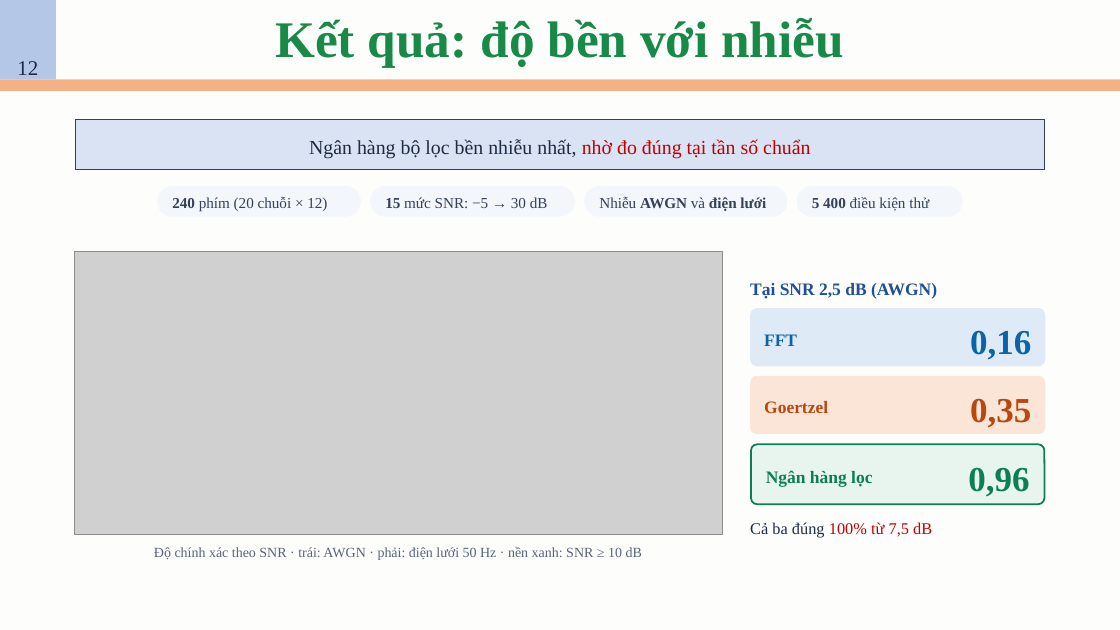
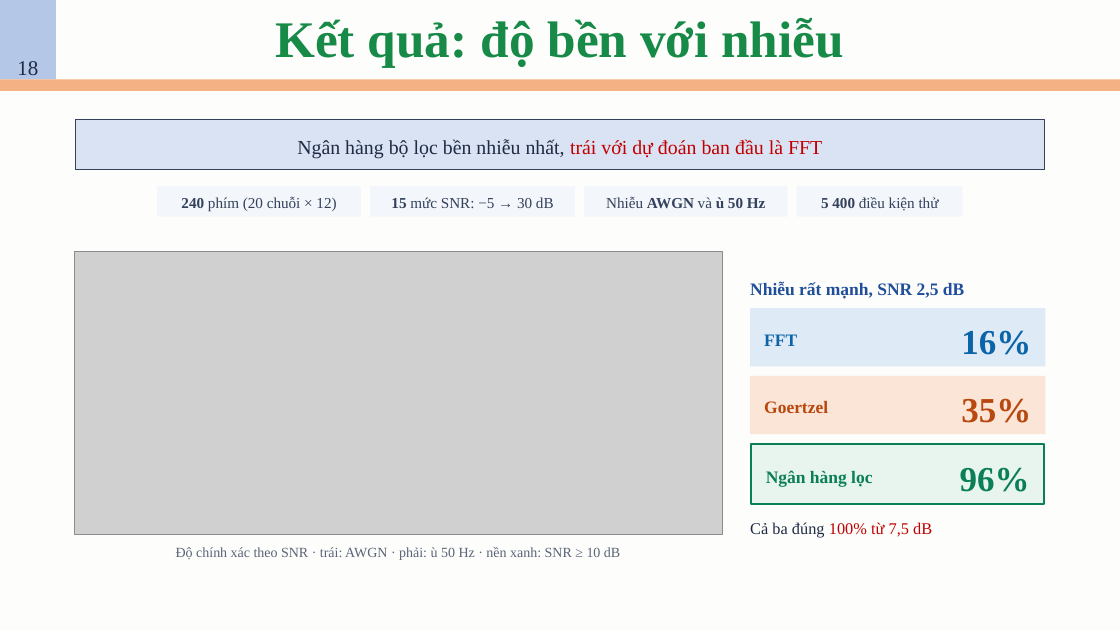
Before and after one commit to AIVIETNAM-AIO-DoHongNhat/DTMF, a slide deck: slide 19 of slides/Hệ thống phát và giải mã tín hiệu DTMF.pptx (slide 12 before the commit). Drawn at 1120x630 pixels with LibreOffice and Linux fonts; fonts in the diff are those of the drawing; grey boxes stand for pictures. Boxes give left, top, right and bottom in pixels: in the first picture for what was removed or moved away, otherwise in the second. Text is boxed around its words. In the diff, an @@ line names an element or a change of style, - is before the commit and + after.

```diff
--- a/slides/Hệ thống phát và giải mã tín hiệu DTMF.pptx
+++ b/slides/Hệ thống phát và giải mã tín hiệu DTMF.pptx
@@ text in rectangle at <box>17,61,38,75</box>: text added @@
+18
@@ text removed at <box>17,61,38,75</box> @@
-12
@@ text in rectangle at <box>297,139,822,159</box>: text added @@
+Ngân hàng bộ lọc bền nhiễu nhất, trái với dự đoán ban đầu là FFT
@@ text removed at <box>309,139,810,159</box> @@
-Ngân hàng bộ lọc bền nhiễu nhất, nhờ đo đúng tại tần số chuẩn
@@ rectangle "240 phím (20 chuỗi × ...": place and size @@
-rectangle "240 phím (20 chuỗi × ..." at <box>172,197,327,212</box>
+rectangle "240 phím (20 chuỗi × ..." at <box>157,187,360,217</box>
@@ rounded rectangle removed at <box>157,187,360,217</box> @@
@@ rectangle "15 mức SNR: −5 → ...": place and size @@
-rectangle "15 mức SNR: −5 → ..." at <box>385,197,548,208</box>
+rectangle "15 mức SNR: −5 → ..." at <box>371,187,576,217</box>
@@ rounded rectangle removed at <box>371,187,576,217</box> @@
@@ text removed at <box>599,196,766,211</box> @@
-Nhiễu AWGN và điện lưới
@@ text in rectangle at <box>606,196,765,208</box>: text added @@
+Nhiễu AWGN và ù 50 Hz
@@ alignment left to centre; vertical alignment top to middle; fill none to #F3F6FA in 3 elements at <box>371,187,576,217</box>, <box>157,187,360,217</box>, <box>797,187,963,217</box> @@
@@ rectangle "5 400 điều kiện thử": place and size @@
-rectangle "5 400 điều kiện thử" at <box>812,197,929,211</box>
+rectangle "5 400 điều kiện thử" at <box>797,187,963,217</box>
@@ rounded rectangle removed at <box>797,187,963,217</box> @@
@@ text at <box>750,281,964,299</box>: text changed @@
-Tại SNR 2,5 dB (AWGN)
+Nhiễu rất mạnh, SNR 2,5 dB
@@ text at <box>961,330,1031,355</box>: text changed @@
-0,16
+16%
@@ text at <box>961,398,1031,423</box>: text changed @@
-0,35
+35%
@@ rounded rectangle to rectangle in 4 elements at <box>584,187,787,217</box>, <box>750,308,1045,366</box>, <box>750,376,1045,434</box>, <box>751,444,1044,504</box> @@
@@ text at <box>960,467,1030,492</box>: text changed @@
-0,96
+96%
@@ text at <box>176,547,620,560</box>: text changed @@
-Độ chính xác theo SNR · trái: AWGN · phải: điện lưới 50 Hz · nền xanh: SNR ≥ 10 dB
+Độ chính xác theo SNR · trái: AWGN · phải: ù 50 Hz · nền xanh: SNR ≥ 10 dB
```
Also in this commit, not shown: 14 other slides changed, 11 slides added, 2 slides removed, 5 other files.
